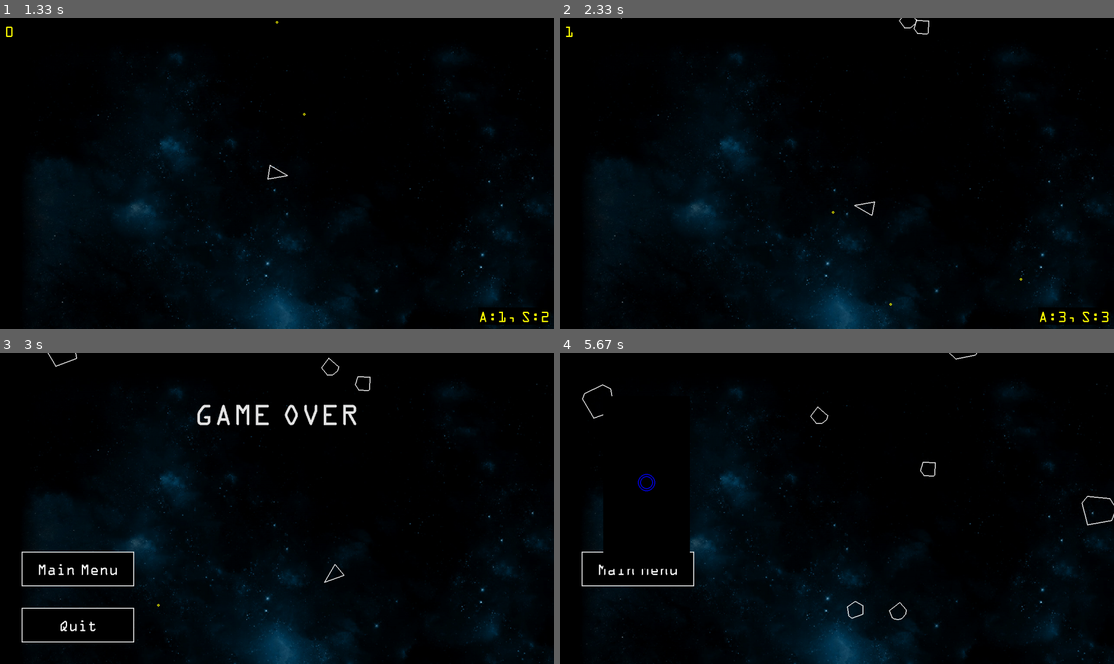
Above: before the commit, frames 1-4 (two rows, left to right).
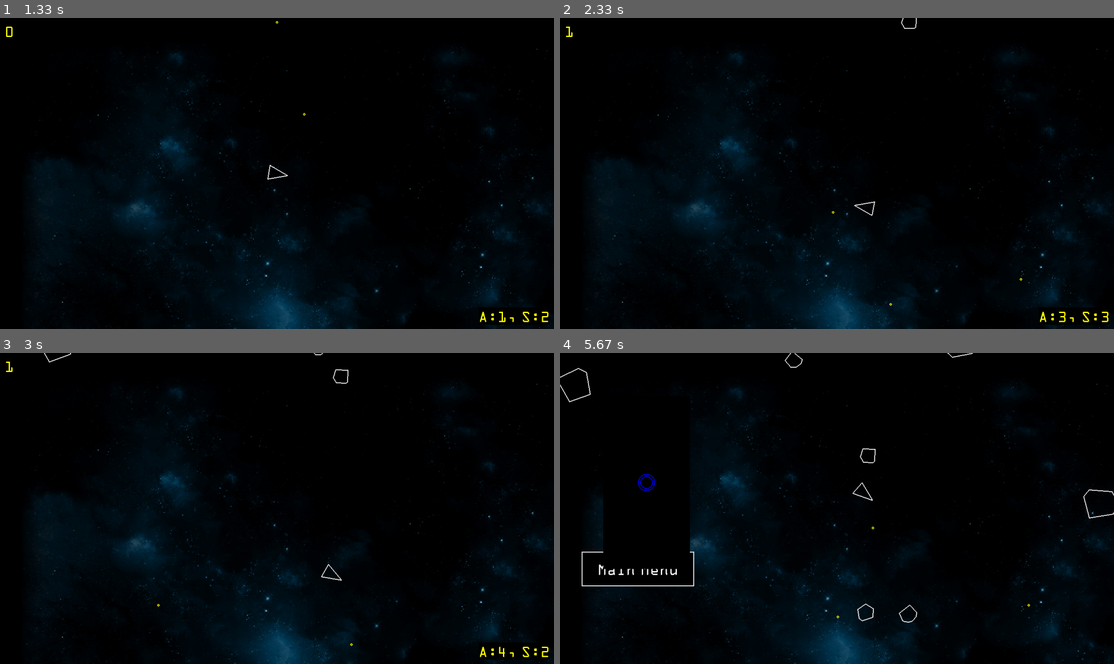
Above: after the commit, the same moments.

Repository: paulhunter/pygame-asteroids
Game: pygame game, started from main.py
Same seed, same stepped clock (60 frames per second), same inputs: the game is played once before the commit and once after it.
Inputs (mouse positions are in pixels of both pictures, inside the frame that each line leads up to):
- Up to frame 1 (1.33 s): click "Start" at 0.38 s; tap Space at 0.67, 1.07 s; hold Right from 1 s (still down)
- Up to frame 2 (2.33 s): tap Space at 1.37, 1.57, 1.9, 2.2 s; release Right at 1.47 s; hold Up 1.5-1.8 s; hold Right 1.83-2.3 s
- Up to frame 3 (3 s): hold Left 2.33-2.87 s; tap Space at 2.4, 2.7, 2.97 s; hold Down from 2.9 s (still down)
- Up to frame 4 (5.67 s): release Down at 3.2 s; click (637, 446) at 3.28 s; hold Left 3.57-3.97 s; tap Space at 3.63, 3.93, 4.07, 4.47, 4.77, 5.13, 5.53 s; hold Up 4-4.37 s; hold Right 4.4-5.03 s; hold Down 5.07-5.43 s; hold Left from 5.47 s (still down)

Frame 1 is identical in both runs. In frame 2, less than 0.1% of the frame differs, in the area x 11-67%, y 0-6%; in frame 3, 2.0%, in the area x 1-99%, y 0-99%; in frame 4, 0.7%.

Commit message:
Fix Player Bounds Check, Refactor Out of Bounds check

Diff:
--- a/asteroid.py
+++ b/asteroid.py
@@ -57,5 +57,5 @@
 
     def update(self, state, dt):
         self.position += (self.velocity * dt)
-        if self.out_of_bounds():
+        if self.out_of_bounds(state.field.get_play_area()):
             self.kill()
--- a/asteroidfield.py
+++ b/asteroidfield.py
@@ -18,6 +18,9 @@
     containers = None
 
     # Spawn Zones - Orthogonal Travel Vector + Start Position Function
+    #   Start Position function takes a percentage value to determine its axial
+    #   position along the edge of the screen, and radial size of the object to
+    #   be used as an offset to prevent objects from 'popping' into existence
     edges = [
         [
             # Left side of the screen
@@ -61,6 +64,14 @@
         self.reset()
 
 
+    def get_play_area(self):
+        # 0: Minimum X
+        # 1: Maximum X
+        # 2: Minimum Y
+        # 3: Maximum Y
+        return (0, SCREEN_WIDTH, 0, SCREEN_HEIGHT)
+
+
     def reset(self):
         self.asteroid_spawn_timer = 0.0
         self.asteroid_spawn_count = 0
@@ -74,6 +85,10 @@
     def spawn_asteroid(self, radius, position, velocity):
         asteroid = Asteroid(position.x, position.y, radius)
         asteroid.velocity = velocity
+        # the Sprite's logic will add the instance to its groups, and the
+        # engine will simulate it in the next frame.
+        self.asteroid_spawn_count += 1
+
 
     def spawn_modifier(self, position, velocity):
         k = random.randint(0, 100)
@@ -84,11 +99,16 @@
 
 
     def generate_spawn(self, radius):
+        """generate_spawn
+            Return a position and velocity vector at random, provided the
+            radius of the object to be spawned.
+        """
         # radius - Size of the sprite to the spawned
         edge = random.choice(self.edges)
         speed = random.randint(40,100)
         velocity = edge[0] * speed
-        velocity = velocity.rotate(random.randint(-30, 30))
+        velocity = velocity.rotate(random.randint(-60, 60))
+        # +10 as a fudge factor for visual/drawing style/effects
         position = edge[1](random.uniform(0,1), radius + 10)
         return (position, velocity)
 
@@ -104,9 +124,11 @@
             radius = kind * ASTEROID_MIN_RADIUS
             position, velocity = self.generate_spawn(radius)
             self.spawn_asteroid(radius, position, velocity)
-            self.asteroid_spawn_count += 1
 
-        if state.player is not None and self.modifier_spawn_threshold < state.player.score:
+
+        if (state.player is not None
+            and self.modifier_spawn_threshold < state.player.score):
+
             position, velocity = self.generate_spawn(MODIFIER_RADIUS)
             self.spawn_modifier(position, velocity)
 
--- a/circleshape.py
+++ b/circleshape.py
@@ -26,13 +26,15 @@
         return circle_circle_collision(self.position, self.radius, c.position, c.radius)
 
 
-    def out_of_bounds(self):
-        """Check if the circle has left the observable play area"""
+    def out_of_bounds(self, bounds):
+        """Check if the circle has left the play area with a visual
+            fudge factor
+        """
         b = 2 * self.radius
-        if (self.position.x - b > SCREEN_WIDTH
-            or self.position.x + b < 0
-            or self.position.y - b > SCREEN_HEIGHT
-            or self.position.y + b < 0):
+        if (self.position.x - b > bounds[1]
+            or self.position.x + b < bounds[0]
+            or self.position.y - b > bounds[3]
+            or self.position.y + b < bounds[2]):
             return True
 
         # Otherwise, we are within bounds.
--- a/main.py
+++ b/main.py
@@ -181,10 +181,11 @@
                 SCREEN_HEIGHT - 10 - asteroid_count_text.get_height())
                 )
 
-            if not state.field.play_area.collidepoint(state.player.position):
+            if state.player.out_of_bounds(state.field.get_play_area()):
                 state.player.hit()
 
             if not state.player.is_alive():
+                # TODO - Tell the player why they died.
                 state.in_menu = "END"
 
 
--- a/modifierbase.py
+++ b/modifierbase.py
@@ -29,5 +29,5 @@
 
     def update(self, state, dt):
         self.position += self.velocity * dt
-        if self.out_of_bounds():
+        if self.out_of_bounds(state.field.get_play_area()):
             self.kill()
--- a/player.py
+++ b/player.py
@@ -100,7 +100,7 @@
         return self.hit_points > 0
 
 
-# circleshape overrides
+# spritebase overrides
     def draw(self, screen):
         pygame.draw.polygon(screen, "white", self.triangle(), 2)
         if self.shield_level > 0:
@@ -117,6 +117,7 @@
             pygame.draw.circle(screen, "yellow", m, 10-self.frame, 3)
 
 
+#entitybase overrides
     def update(self, state, dt):
         keys = pygame.key.get_pressed()
 
@@ -151,3 +152,17 @@
         elif keys[pygame.K_SPACE]:
             self.shot_cooldown = PLAYER_SHOOT_COOLDOWN * self.shot_interval_modifier
             self.shoot()
+
+# DRY Violation - Copy Pasta from circleshape
+    def out_of_bounds(self, bounds):
+        """Check if the circle has left the play area with a visual fudge factor"""
+        b = PLAYER_RADIUS * 2
+        if (self.position.x - b > bounds[1]
+            or self.position.x + b < bounds[0]
+            or self.position.y - b > bounds[3]
+            or self.position.y + b < bounds[2]):
+            print ("check failed")
+            return True
+
+        # Otherwise, we are within bounds.
+        return False
--- a/shot.py
+++ b/shot.py
@@ -22,5 +22,5 @@
 
     def update(self, state, dt):
         self.position += self.velocity * dt
-        if self.out_of_bounds():
+        if self.out_of_bounds(state.field.get_play_area()):
             self.kill()
